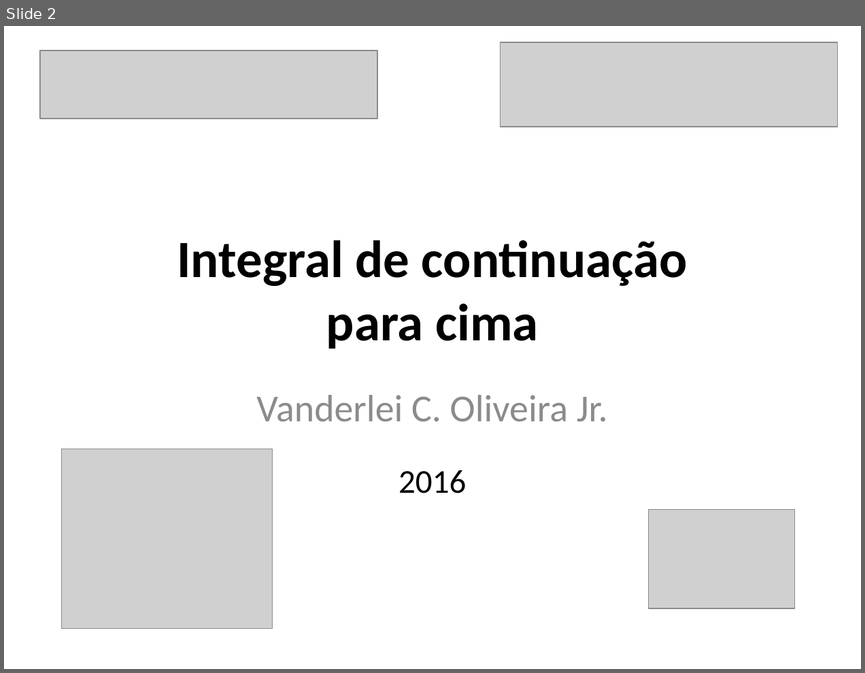
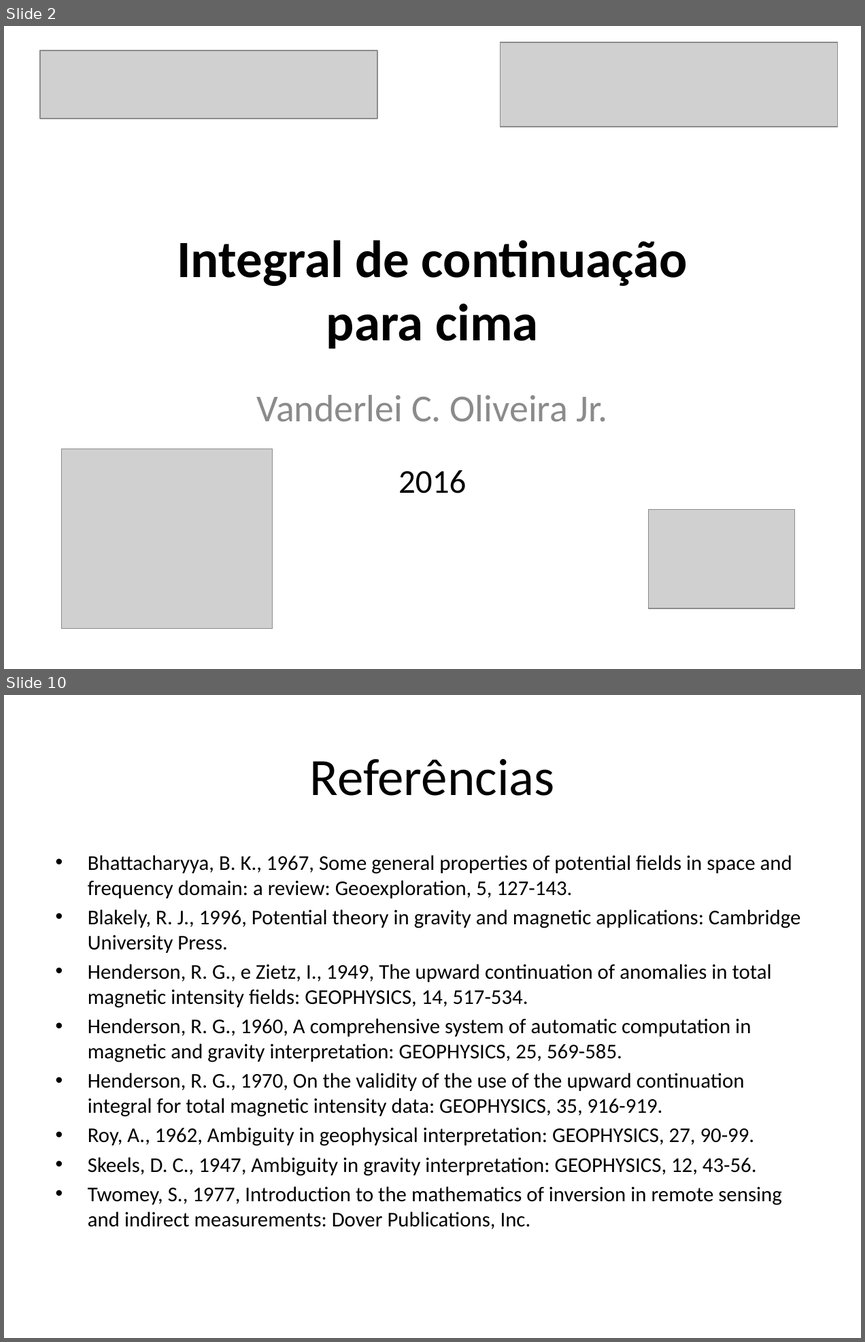
Before and after one commit to pinga-lab/CE-VII-SimBGf-2016, a slide deck: slides/7_integral_continuacao.pptx. Shown one above the other, each under a label of ours: slide 2 before the commit, slides 2 and 10 after it; the slides between them are not shown. The pictures are 865x673 and 865x1342 pixels, drawn with LibreOffice and Linux fonts; fonts in the diff are those of the drawing; grey boxes stand for pictures. Boxes give left, top, right and bottom in pixels: in the first picture for what was removed or moved away, otherwise in the second. Text is boxed around its words. In the diff, an @@ line names an element or a change of style, - is before the commit and + after.

Commit message:
apresentacao da integral de continuacao para cima

```diff
--- a/slides/7_integral_continuacao.pptx
+++ b/slides/7_integral_continuacao.pptx
@@ slide 10 added at bbox=[4, 695, 861, 1338], background #FFFFFF @@
@@ title added at bbox=[310, 759, 555, 796], 44 pt, text #000000 @@
+Referências
@@ text added at bbox=[88, 855, 801, 1229], 17.6 pt, text #000000 @@
+• Bhattacharyya, B. K., 1967, Some general properties of potential fields in space and frequency domain: a review: Geoexploration, 5, 127-143.
+• Blakely, R. J., 1996, Potential theory in gravity and magnetic applications: Cambridge University Press.
+• Henderson, R. G., e Zietz, I., 1949, The upward continuation of anomalies in total magnetic intensity fields: GEOPHYSICS, 14, 517-534.
+• Henderson, R. G., 1960, A comprehensive system of automatic computation in magnetic and gravity interpretation: GEOPHYSICS, 25, 569-585.
+• Henderson, R. G., 1970, On the validity of the use of the upward continuation integral for total magnetic intensity data: GEOPHYSICS, 35, 916-919.
+• Roy, A., 1962, Ambiguity in geophysical interpretation: GEOPHYSICS, 27, 90-99.
+• Skeels, D. C., 1947, Ambiguity in gravity interpretation: GEOPHYSICS, 12, 43-56.
+• Twomey, S., 1977, Introduction to the mathematics of inversion in remote sensing and indirect measurements: Dover Publications, Inc.
```
Also in this commit, not shown: 7 other slides added.
